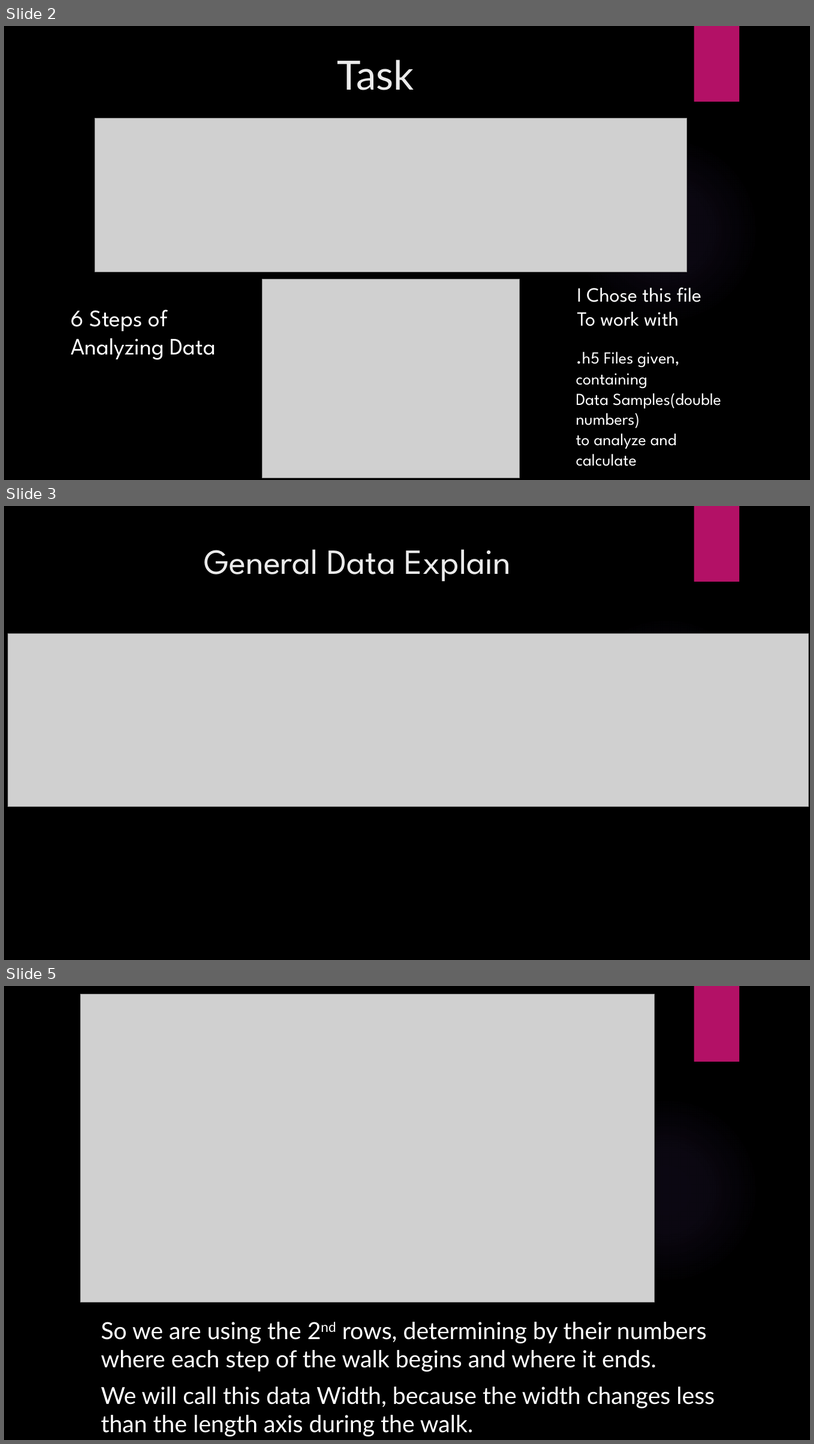
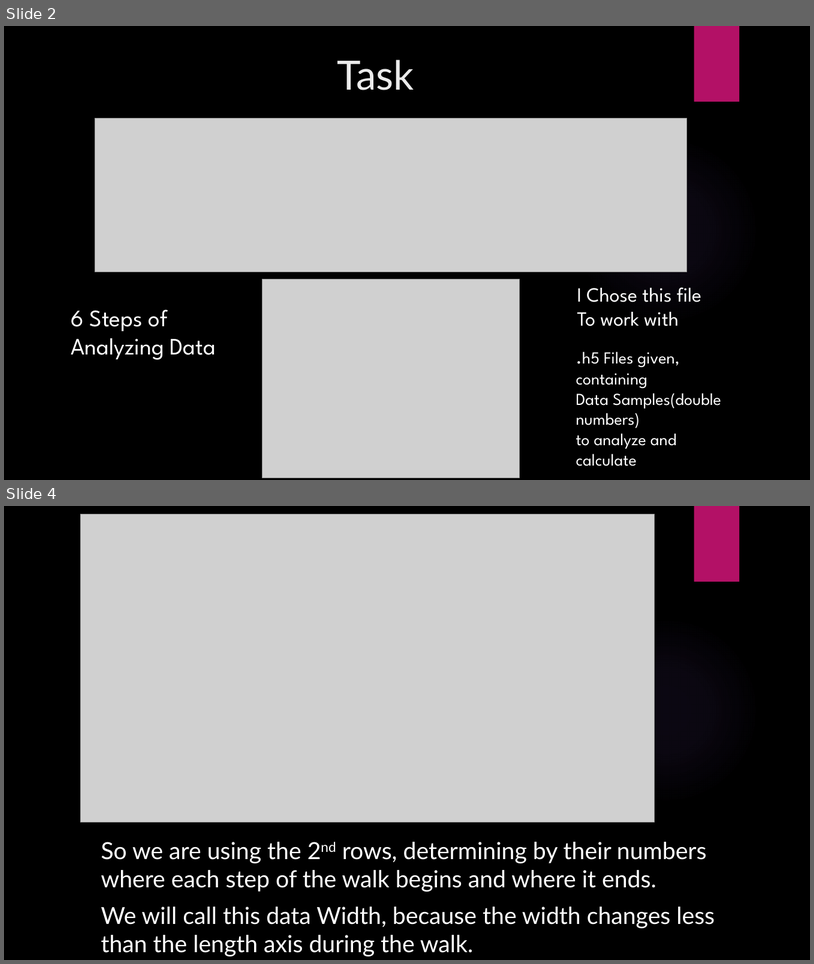
Before and after one commit to Omri110/Gyroscope-step-modeling--Matlab, a slide deck: Project_Presentation.pptx. Shown one above the other, each under a label of ours: slides 2, 3 and 5 before the commit, slides 2 and 4 after it; the slides between them are not shown. The pictures are 814x1444 and 814x964 pixels, drawn with LibreOffice and Linux fonts; fonts in the diff are those of the drawing; grey boxes stand for pictures; background and template pictures are left out. Boxes give left, top, right and bottom in pixels: in the first picture for what was removed or moved away, otherwise in the second. Text is boxed around its words. In the diff, an @@ line names an element or a change of style, - is before the commit and + after.

Commit message:
project about IMU Data steps analyzing
project about IMU Data steps analyzing

```diff
--- a/Project_Presentation.pptx
+++ b/Project_Presentation.pptx
@@ slide 3 removed at <box>4,506,810,960</box>, background picture (left out); not listed: 2 template elements that a slide beside it also shows @@
@@ title removed at <box>204,549,512,582</box> @@
-General Data Explain
@@ picture removed at <box>8,634,809,807</box> @@
@@ what was slide 5 is now slide 4 @@
```
Also in this commit, not shown: 4 slides changed, 6 slides added, 2 other slides removed, 25 other files.
